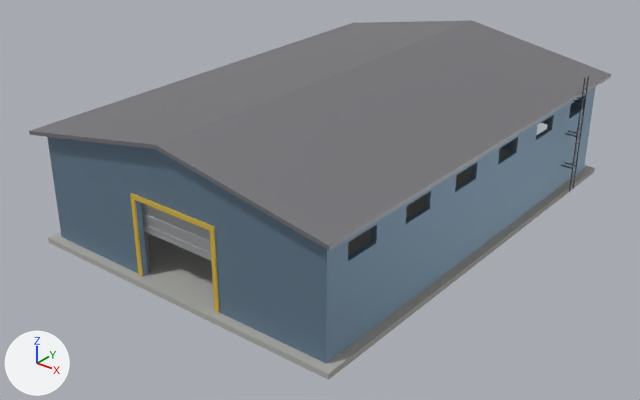
Before and after pictures for a commit that changed the glTF model warehouse-model/warehouse.glb.
Before and after are seen from a 50 mm camera at (27.9, -37.1, 22.4) aimed at (-0.1, -2.0, 0.7). Every picture has the same lights, and +X, +Y and +Z are marked at lower left. The first picture is the older version. Where no turn or scale is listed for an object, it has been applied to the vertices.

Names of what the first picture shows: 'BackWall_AboveDoor', 'BackWall_LeftOfDoor', 'BackWall_RightOfDoor', 'DoorFrame_Left', 'DoorFrame_Right', 'DoorFrame_Top', 'Floor', 'FrontWall_AboveDoor', 'FrontWall_Gable', 'FrontWall_LeftOfDoor', 'FrontWall_RightOfDoor', 'GarageDoor', 'RightWall_AboveWindows', 'RightWall_BelowWindows', 'RightWall_WindowPost_1', 'RightWall_WindowPost_2', 'RightWall_WindowPost_3', 'RightWall_WindowPost_4', 'RightWall_WindowPost_5', 'RightWall_WindowPost_6', 'RightWall_WindowPost_7', 'RoofLadder', 'Roof_Left', 'Roof_Right' and 1 more.
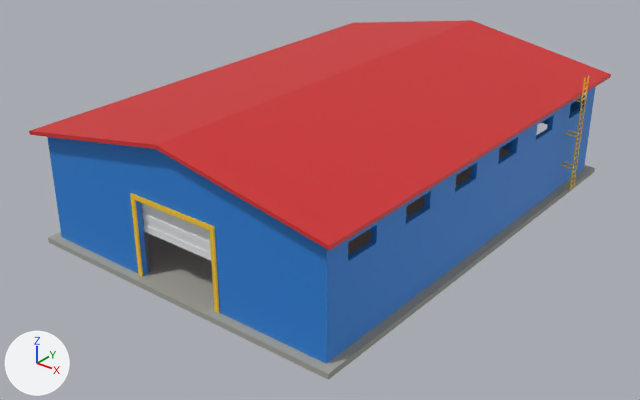
The change, as a list of edits to the scene's bpy script:
```text
Change mat_concrete:
    mat_concrete.base_color: (0.42, 0.42, 0.4) -> (0.371, 0.371, 0.332)  # grey #adadaa -> grey #a4a49c
Change mat_metalwall:
    mat_metalwall.base_color: (0.2, 0.3, 0.4) -> (0.0273, 0.238, 0.73)  # blue #7c95aa -> blue #2e86de
    mat_metalwall.metallic: 0.6 -> 0.1
Change mat_roof:
    mat_roof.base_color: (0.3, 0.3, 0.32) -> (0.672, 0.0296, 0.0307)  # grey #959599 -> red #d63031
    mat_roof.metallic: 0.7 -> 0.1
Change mat_trim:
    mat_trim.base_color: (0.8, 0.55, 0.08) -> (0.982, 0.597, 0.0273)  # yellow #e7c450 -> yellow #fdcb2e
Change mat_garagedoor:
    mat_garagedoor.base_color: (0.55, 0.57, 0.58) -> (0.871, 0.896, 0.905)  # light grey #c4c7c8 -> white #f0f3f4
    mat_garagedoor.metallic: 0.7 -> 0.1
Change me_roofladder:
    where me_roofladder.from_pydata(...)  # 240 vertices, 360 faces; spans x -0.39..0.39, y -0.28..0.28, z -3.5..3.5
    remove me_roofladder.materials.append(mat_steel)  # dark grey #616165
    add me_roofladder.materials.append(mat_trim)  # yellow #fdcb2e
```

Where the change shows, as pixel boxes [x1, y1, x2, y2] in the pictures (640 x 400 px):
'Roof_Right', recoloured, surface changed (grey to red)
    both: [156, 21, 611, 251]
'RightWall_BelowWindows', recoloured, surface changed
    both: [331, 105, 591, 360]
'Roof_Left', recoloured, surface changed (grey to red)
    both: [29, 20, 472, 149]
'FrontWall_RightOfDoor', recoloured, surface changed
    both: [209, 193, 332, 364]
'FrontWall_LeftOfDoor', recoloured, surface changed
    both: [47, 137, 148, 276]
'FrontWall_Gable', recoloured, surface changed
    both: [66, 139, 269, 216]
'FrontWall_AboveDoor', recoloured, surface changed
    both: [132, 164, 211, 225]
'GarageDoor', recoloured, surface changed (light grey to white)
    both: [141, 203, 211, 260]
'RightWall_AboveWindows', recoloured, surface changed
    both: [331, 89, 593, 253]
'RightWall_WindowPost_6', recoloured, surface changed
    both: [371, 207, 406, 243]
'RightWall_WindowPost_5', recoloured, surface changed
    both: [424, 176, 456, 209]
'RoofLadder', recoloured
    both: [561, 76, 589, 192]
'DoorFrame_Right', recoloured
    both: [209, 225, 220, 313]
'DoorFrame_Top', recoloured
    both: [134, 195, 210, 231]
'RightWall_WindowPost_4', recoloured, surface changed
    both: [471, 148, 500, 179]
'DoorFrame_Left', recoloured
    both: [130, 193, 143, 276]
'RightWall_WindowPost_3', recoloured, surface changed
    both: [511, 125, 537, 153]
'RightWall_WindowPost_7', recoloured, surface changed
    both: [331, 243, 348, 272]
'RightWall_WindowPost_2', recoloured, surface changed
    both: [547, 104, 571, 130]
'BackWall_LeftOfDoor', recoloured, surface changed
    both: [570, 87, 595, 170]
'RightWall_WindowPost_1', recoloured, surface changed
    both: [579, 91, 593, 109]
'BackWall_RightOfDoor', recoloured, surface changed
    both: [501, 141, 512, 151]
'BackWall_AboveDoor', recoloured, surface changed
    both: [541, 119, 548, 124]
